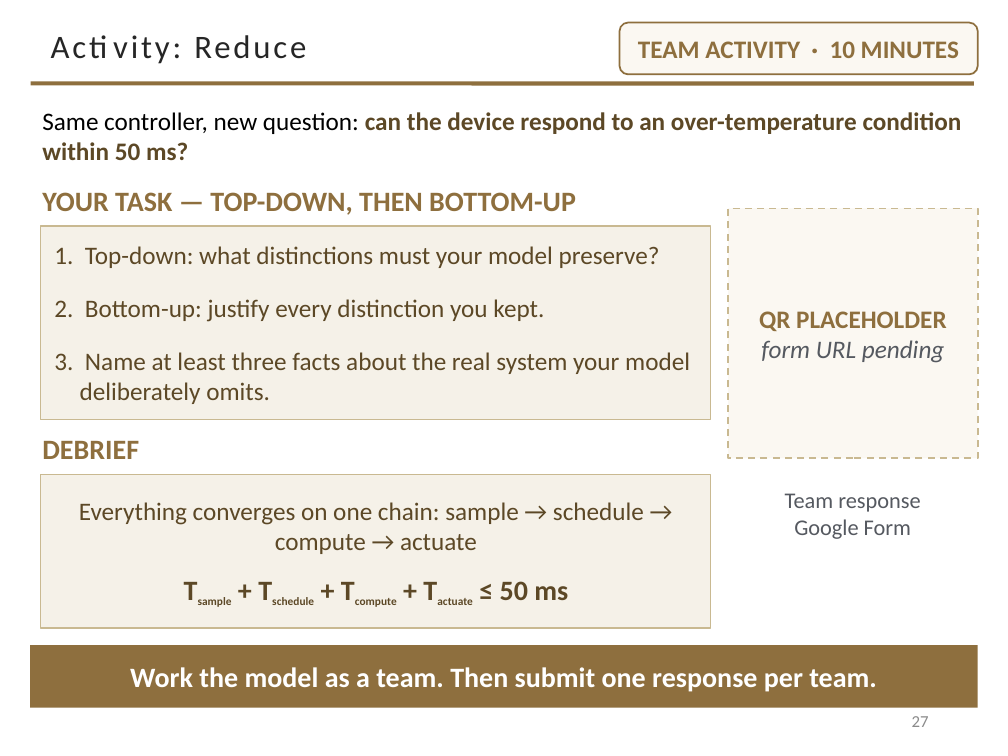
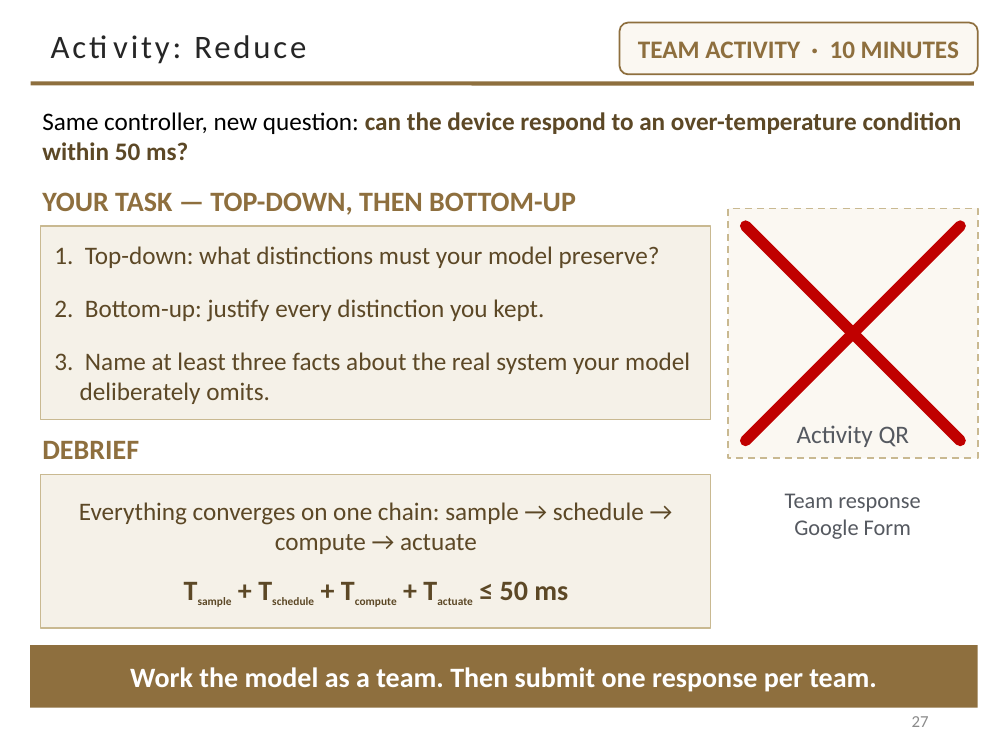
Before and after one commit to davisjam/model-based-agentic-software-engineering, a slide deck: slide 27 of course/lectures/act-2-delegation-and-control/02-modeling/2-2-Modeling-1-Purposeful-Reduction.pptx. Drawn at 1008x756 pixels with LibreOffice and Linux fonts; fonts in the diff are those of the drawing; background and template pictures are left out. Boxes give left, top, right and bottom in pixels: in the first picture for what was removed or moved away, otherwise in the second. Text is boxed around its words. In the diff, an @@ line names an element or a change of style, - is before the commit and + after.

```diff
--- a/course/lectures/act-2-delegation-and-control/02-modeling/2-2-Modeling-1-Purposeful-Reduction.pptx
+++ b/course/lectures/act-2-delegation-and-control/02-modeling/2-2-Modeling-1-Purposeful-Reduction.pptx
@@ rectangle "Activity QR" at [728,209,978,459]: vertical alignment middle to bottom @@
@@ line added from (746, 226) to (961, 440), #C00000 8 pt @@
@@ line added from (961, 226) to (746, 440), #C00000 8 pt @@
@@ text in rectangle at [797,425,910,447]: text changed; italic off @@
-QR PLACEHOLDER
-form URL pending
+Activity QR
```
Also in this commit, not shown: 2 other slides changed, 1 other file.
